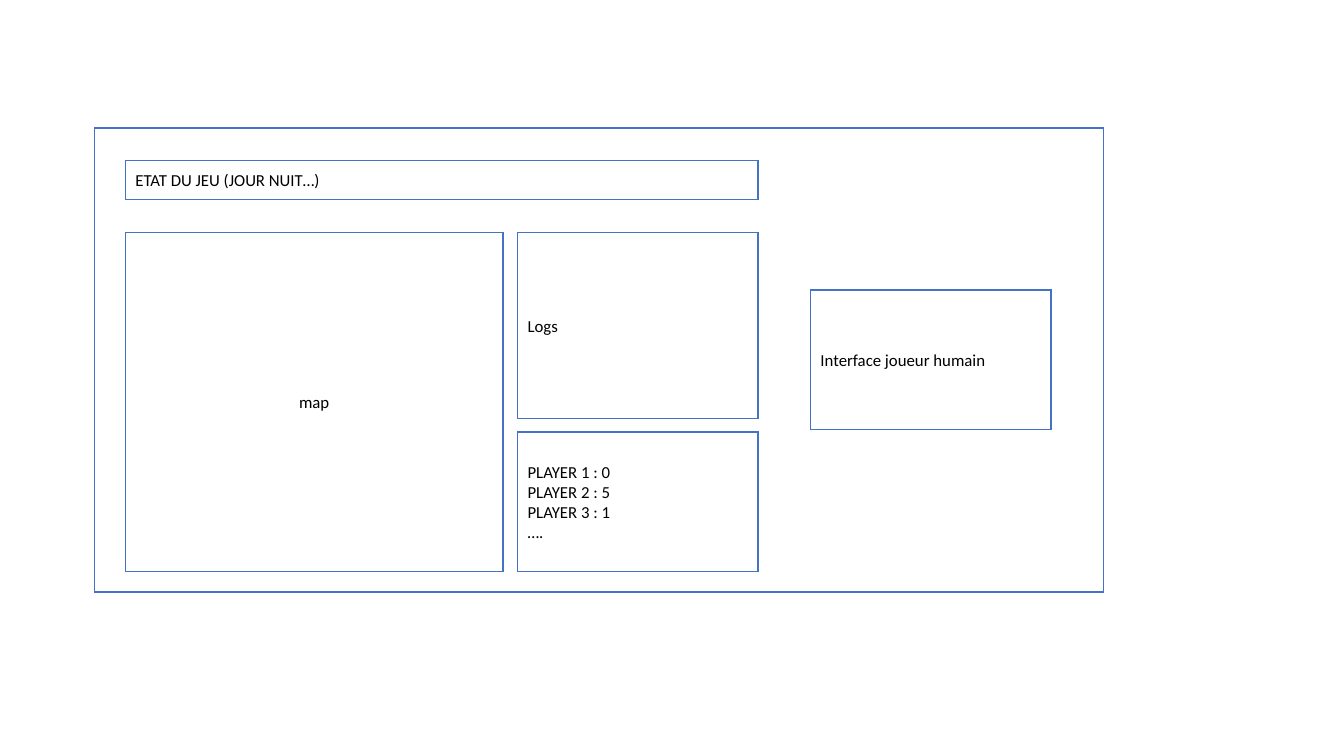
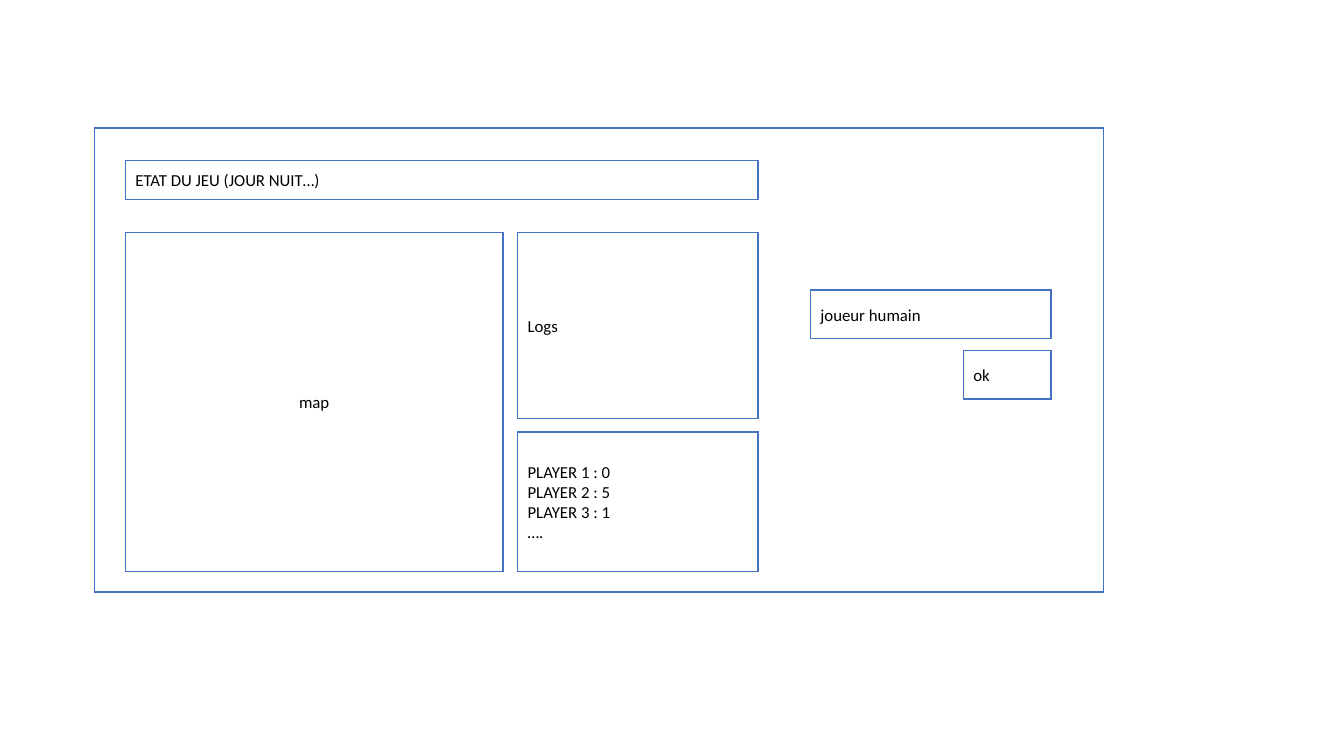
Before and after one commit to konamdav/Loup-Garou, a slide deck: slide 32 of README.pptx. Drawn at 1344x756 pixels with LibreOffice and Linux fonts; fonts in the diff are those of the drawing. Boxes give left, top, right and bottom in pixels: in the first picture for what was removed or moved away, otherwise in the second. Text is boxed around its words. In the diff, an @@ line names an element or a change of style, - is before the commit and + after.

```diff
--- a/README.pptx
+++ b/README.pptx
@@ rounded rectangle "joueur humain": place and size @@
-rounded rectangle "joueur humain" at <box>811,290,1052,430</box>
+rounded rectangle "joueur humain" at <box>811,290,1052,339</box>
@@ text in rounded rectangle at <box>820,309,921,324</box>: text changed @@
-Interface joueur humain
+joueur humain
@@ rounded rectangle added at <box>964,351,1052,399</box>, fill #FFFFFF, outline #4472C4 1 pt, 12 pt, text #000000 @@
+ok
```
Also in this commit, not shown: 2 other slides changed, 2 other files.
